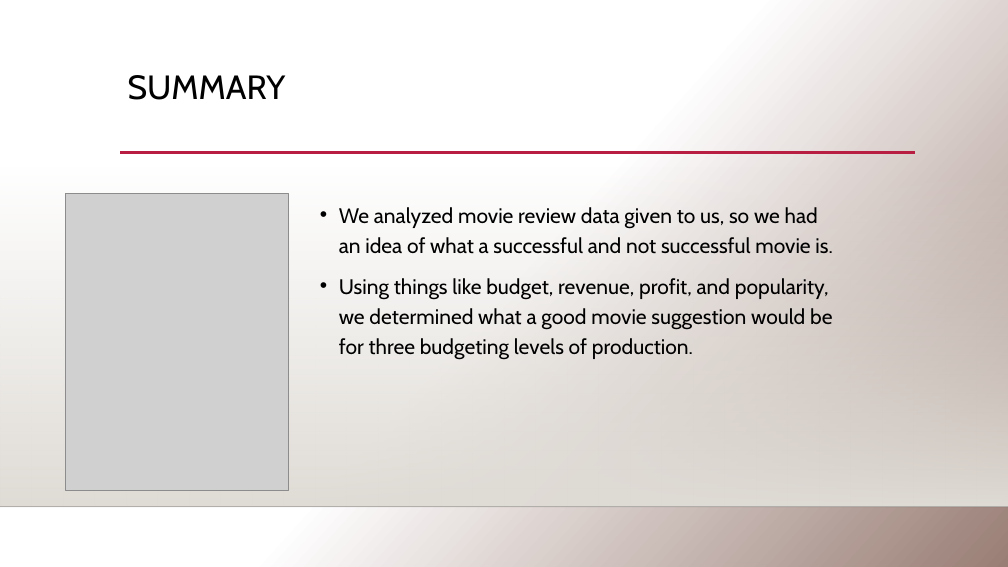
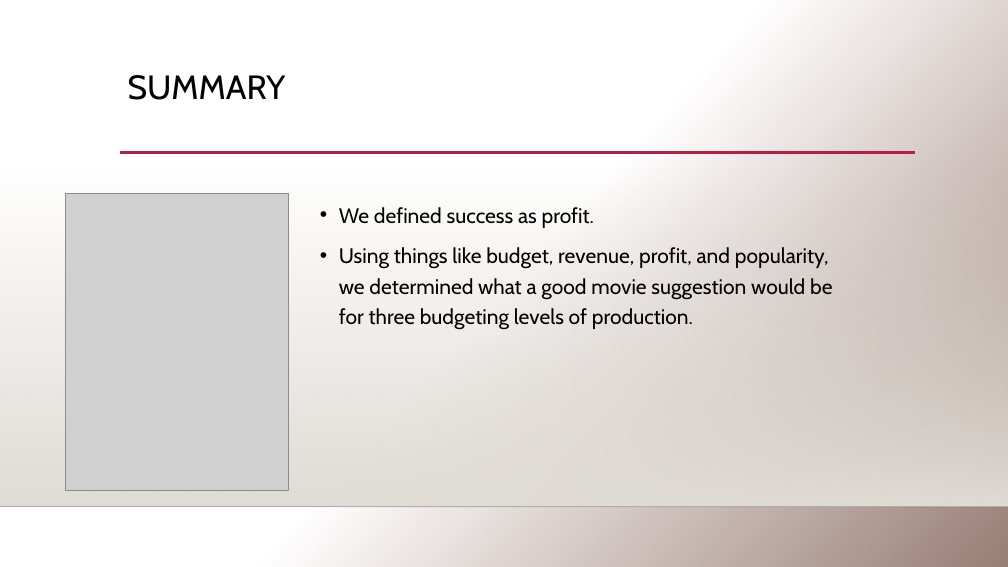
Before and after one commit to jnhoogstra/movie_analysis_Microsoft, a slide deck: slide 2 of Phase 1 Presentation.pptx. Drawn at 1008x567 pixels with LibreOffice and Linux fonts; fonts in the diff are those of the drawing; grey boxes stand for pictures; background and template pictures are left out. Boxes give left, top, right and bottom in pixels: in the first picture for what was removed or moved away, otherwise in the second. Text is boxed around its words. In the diff, an @@ line names an element or a change of style, - is before the commit and + after.

```diff
--- a/Phase 1 Presentation.pptx
+++ b/Phase 1 Presentation.pptx
@@ text at (x1=339, y1=207, x2=594, y2=228): text changed @@
-• We analyzed movie review data given to us, so we had an idea of what a successful and not successful movie is.
+• We defined success as profit.
```
Also in this commit, not shown: 10 other slides changed, 1 other file.
